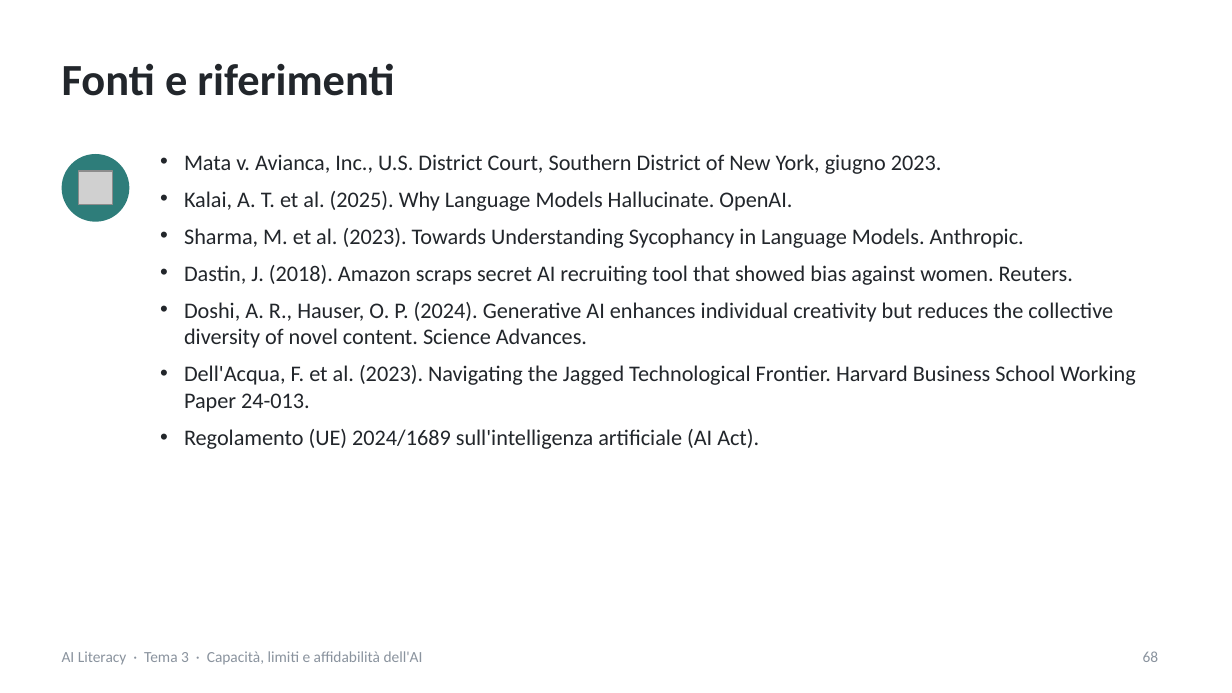
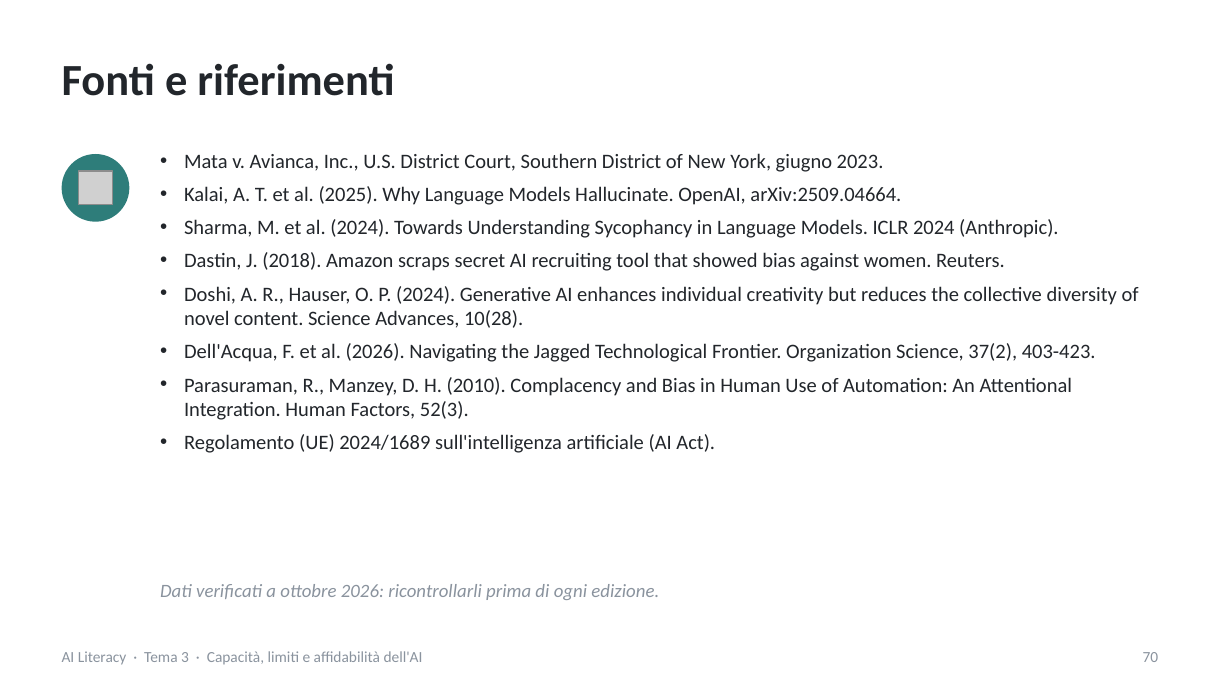
Before and after one commit to NetAi-IT/Formazione-AI-Literacy-Official, a slide deck: slide 70 of Base/Tema3_Capacita_limiti_affidabilita_AI.pptx (slide 68 before the commit). Drawn at 1232x693 pixels with LibreOffice and Linux fonts; fonts in the diff are those of the drawing; grey boxes stand for pictures. Boxes give left, top, right and bottom in pixels: in the first picture for what was removed or moved away, otherwise in the second. Text is boxed around its words. In the diff, an @@ line names an element or a change of style, - is before the commit and + after.

```diff
--- a/Base/Tema3_Capacita_limiti_affidabilita_AI.pptx
+++ b/Base/Tema3_Capacita_limiti_affidabilita_AI.pptx
@@ text at (184, 153, 1005, 453): size 13 to 12 pt in "Mata v. Avianca, Inc., U.S. District Court, ...", "Dastin, J. (2018). Amazon scraps secret AI ...", "Regolamento (UE) 2024/1689 sull'intelligenza artificiale (AI ..."; less space between paragraphs @@
@@ text at (184, 186, 1058, 238): text changed; size 13 to 12 pt @@
-• Kalai, A. T. et al. (2025). Why Language Models Hallucinate. OpenAI.
-• Sharma, M. et al. (2023). Towards Understanding Sycophancy in Language Models. Anthropic.
+• Kalai, A. T. et al. (2025). Why Language Models Hallucinate. OpenAI, arXiv:2509.04664.
+• Sharma, M. et al. (2024). Towards Understanding Sycophancy in Language Models. ICLR 2024 (Anthropic).
@@ text at (184, 286, 1139, 420): text changed; size 13 to 12 pt @@
-• Doshi, A. R., Hauser, O. P. (2024). Generative AI enhances individual creativity but reduces the collective diversity of novel content. Science Advances.
-• Dell'Acqua, F. et al. (2023). Navigating the Jagged Technological Frontier. Harvard Business School Working Paper 24-013.
+• Doshi, A. R., Hauser, O. P. (2024). Generative AI enhances individual creativity but reduces the collective diversity of novel content. Science Advances, 10(28).
+• Dell'Acqua, F. et al. (2026). Navigating the Jagged Technological Frontier. Organization Science, 37(2), 403-423.
+• Parasuraman, R., Manzey, D. H. (2010). Complacency and Bias in Human Use of Automation: An Attentional Integration. Human Factors, 52(3).
@@ text added at (160, 584, 659, 600), 11 pt, text #8A939E, italic @@
+Dati verificati a ottobre 2026: ricontrollarli prima di ogni edizione.
@@ page number at (1143, 652, 1159, 662): text changed @@
-68
+70
```
Also in this commit, not shown: 2 other slides changed, 2 slides added, 6 other files.
